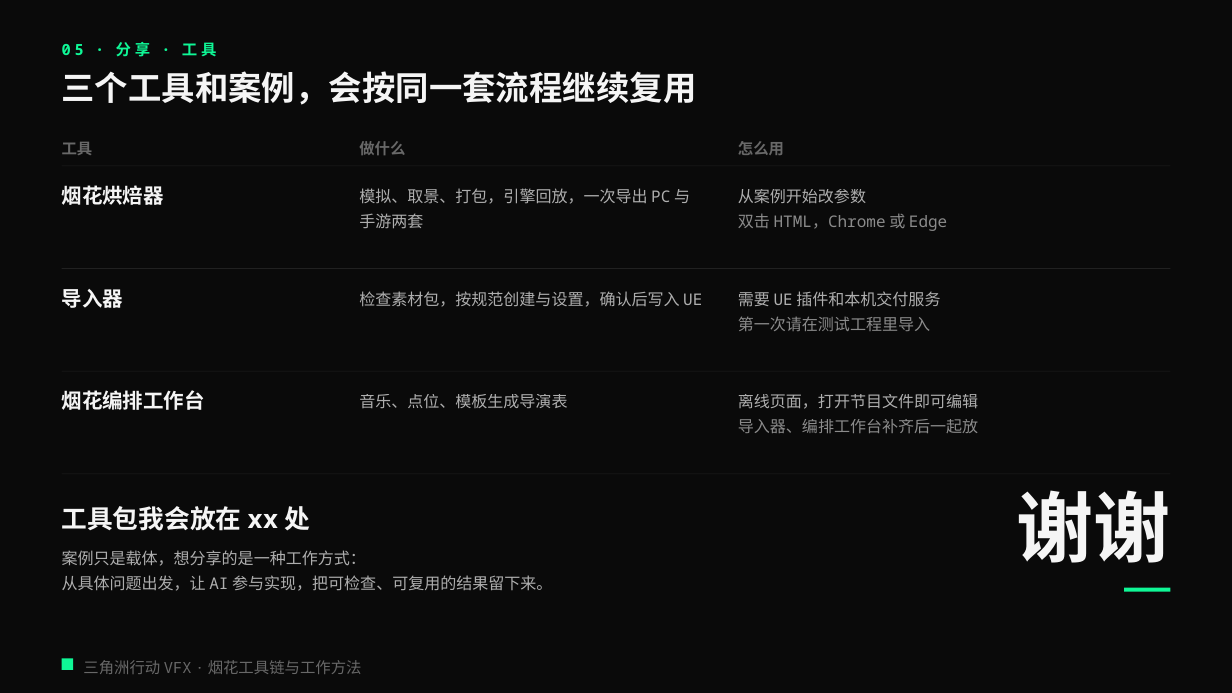
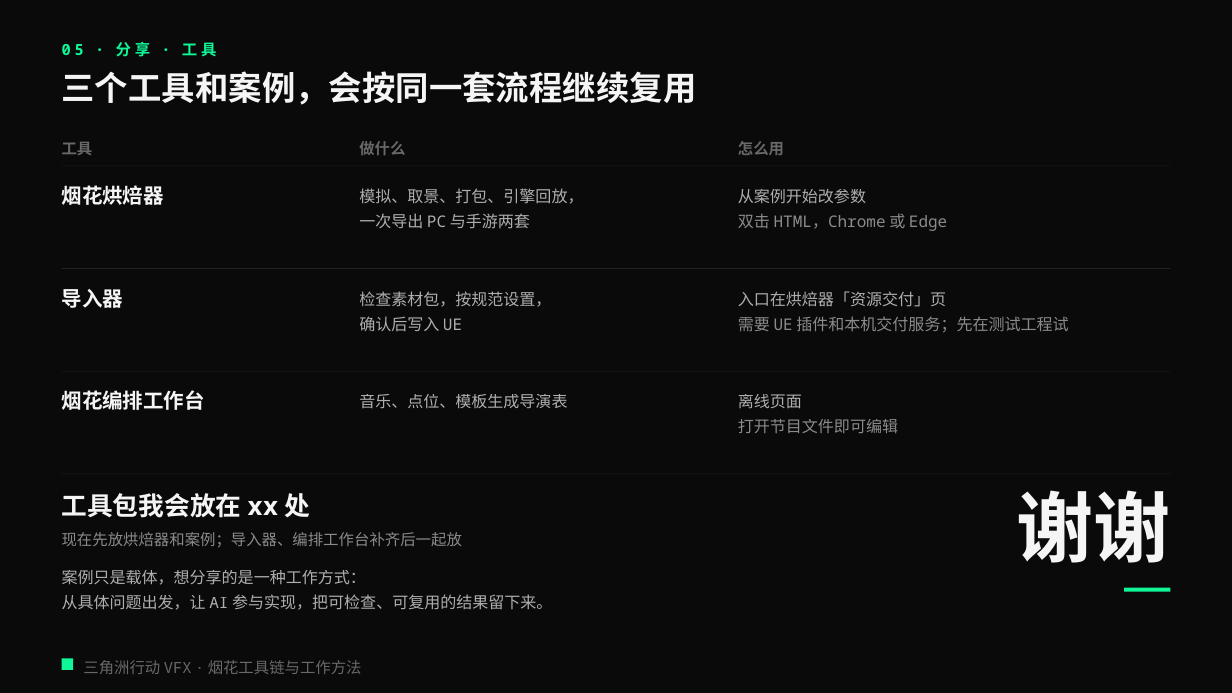
Before and after one commit to loccmaiii-lang/FireWorksLab, a slide deck: slide 24 of 协作/提示词/分享PPT交接_2026-10-29/第三版交付/烟花秀AI全流程_第三版.pptx. Drawn at 1232x693 pixels with LibreOffice and Linux fonts; fonts in the diff are those of the drawing. Boxes give left, top, right and bottom in pixels: in the first picture for what was removed or moved away, otherwise in the second. Text is boxed around its words. In the diff, an @@ line names an element or a change of style, - is before the commit and + after.

```diff
--- a/协作/提示词/分享PPT交接_2026-10-29/第三版交付/烟花秀AI全流程_第三版.pptx
+++ b/协作/提示词/分享PPT交接_2026-10-29/第三版交付/烟花秀AI全流程_第三版.pptx
@@ text at box(359, 188, 583, 229): text changed @@
-模拟、取景、打包，引擎回放，一次导出 PC 与手游两套
+模拟、取景、打包、引擎回放，
+一次导出 PC 与手游两套
@@ text at box(359, 291, 551, 331): text changed @@
-检查素材包，按规范创建与设置，确认后写入 UE
+检查素材包，按规范设置，
+确认后写入 UE
@@ text at box(738, 291, 1068, 333): text changed; text colour #F5F5F5 at 70% opacity to #F5F5F5 at 55% opacity @@
-需要 UE 插件和本机交付服务
-第一次请在测试工程里导入
+入口在烘焙器「资源交付」页
+需要 UE 插件和本机交付服务；先在测试工程试
@@ text at box(738, 394, 898, 433): text changed; text colour #F5F5F5 at 70% opacity to #F5F5F5 at 55% opacity @@
-离线页面，打开节目文件即可编辑
-导入器、编排工作台补齐后一起放
+离线页面
+打开节目文件即可编辑
@@ text "工具包我会放在 xx 处": place and size @@
-text "工具包我会放在 xx 处" at box(62, 506, 310, 531)
+text "工具包我会放在 xx 处" at box(62, 493, 310, 518)
@@ text added at box(62, 532, 462, 547), 12 pt, text #F5F5F5 at 55% opacity @@
+现在先放烘焙器和案例；导入器、编排工作台补齐后一起放
@@ text "案例只是载体，想分享的是一种工作方式：": place and size @@
-text "案例只是载体，想分享的是一种工作方式：" at box(62, 550, 552, 591)
+text "案例只是载体，想分享的是一种工作方式：" at box(62, 570, 552, 610)
```
Also in this commit, not shown: 22 other slides changed, 14 other files.
